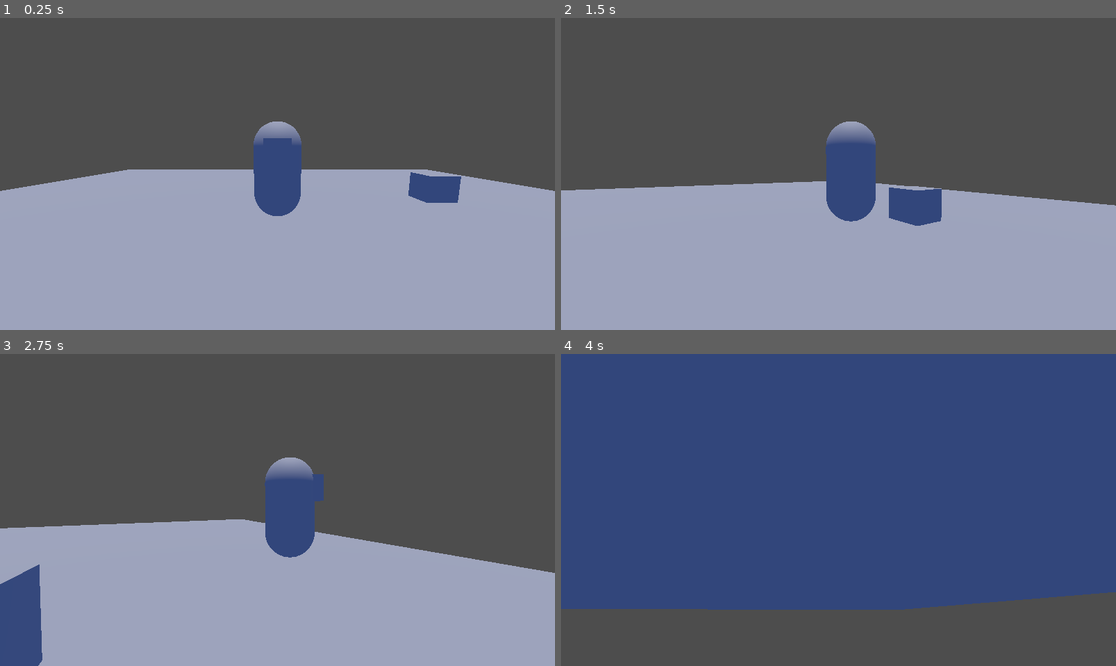
Above: before the commit, frames 1-4 (two rows, left to right).
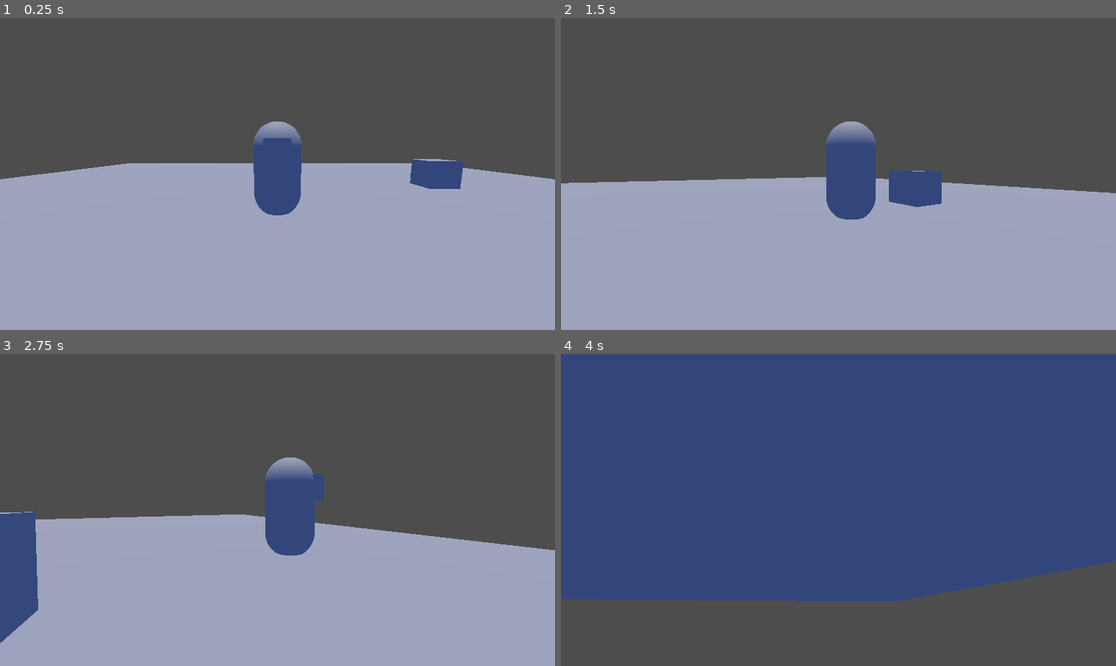
Above: after the commit, the same moments.

Repository: lmerhand/GameJamChevalierQuiCourt
Game: Godot game, scene res://Level/test_level.tscn
The game is run twice, just before and just after one commit, with the same random seed, the same clock (stepped at 60 frames per second) and the same inputs.
Inputs (mouse positions are in pixels of both pictures, inside the frame that each line leads up to):
- Up to frame 1 (0.25 s): no input
- Up to frame 2 (1.5 s): tap Enter at 0.5 s; move the mouse to (960, 158) at 0.52 s; hold D (right) 0.53-1.28 s; hold Right mouse button (right_click) 0.53-1.28 s; move the mouse to (810, 174) at 1.27 s; hold W (up) from 1.28 s (still down); right-click (810, 174) at 1.35 s
- Up to frame 3 (2.75 s): move the mouse to (333, 441) at 2.02 s; release W (up) at 2.03 s; hold D (right) from 2.03 s (still down); hold Right mouse button (right_click) from 2.03 s (still down)
- Up to frame 4 (4 s): move the mouse to (832, 516) at 2.77 s; release D (right) at 2.78 s; release Right mouse button (right_click) at 2.78 s; hold W (up) 2.78-3.53 s; right-click (832, 516) at 2.85 s; move the mouse to (1005, 556) at 3.52 s; hold A (left) from 3.53 s (still down); hold Right mouse button (right_click) from 3.53 s (still down)

The runs differ from the first frame. In frame 1, 2.9% of the frame differs, in the area x 0-100%, y 45-64%; in frame 2, 3.0%; in frame 3, 5.4%, in the area x 0-100%, y 50-100%; in frame 4, 4.2%.

Commit message:
player can speed up

Diff:
--- a/Core/GlobalSignal.gd
+++ b/Core/GlobalSignal.gd
@@ -1,2 +1,3 @@
 extends Node
 # regroupe tous les signaux du projet
+signal broke_an_obstacle(float)
--- a/Entity/Player/player.gd
+++ b/Entity/Player/player.gd
@@ -17,6 +17,9 @@
 @onready var _camera : Camera3D = %Camera3D
 @onready var _skin : MeshInstance3D = %Skin
 @onready var _camera_pivot: Node3D = %CameraPivot
+
+func _ready() -> void:
+	GlobalSignal.broke_an_obstacle.connect(speed_up)
 
 func _input(event: InputEvent) -> void:
 	#activates the mouth for camera rotation
@@ -54,10 +57,13 @@
 	velocity = velocity.move_toward(move_direction * move_speed, acceleration * delta)
 	move_and_slide()
 
-	if move_direction.length() > 0.2: #alors ça jsp?? pourquoi 0.2?
+	if move_direction.length() > 0.2:
 		_last_movement_direction = move_direction
 	var target_angle := Vector3.BACK.signed_angle_to(_last_movement_direction, Vector3.UP)
 	_skin.global_rotation.y = lerp_angle(_skin.rotation.y, target_angle, rotation_speed * delta)
+
+func speed_up(acc : float):
+	move_speed += acc
+	acceleration += acc
 #acceleration on slope
-
 #calculates speed
--- /dev/null
+++ b/GUI/speed_up_button.tscn
@@ -0,0 +1,23 @@
+[gd_scene load_steps=2 format=3 uid="uid://bv1flwbdpmr6i"]
+
+[ext_resource type="Script" uid="uid://s1wih6j4emw8" path="res://button.gd" id="1_6qg5u"]
+
+[node name="Control" type="Control"]
+layout_mode = 3
+anchors_preset = 15
+anchor_right = 1.0
+anchor_bottom = 1.0
+grow_horizontal = 2
+grow_vertical = 2
+mouse_filter = 2
+
+[node name="Button" type="Button" parent="."]
+layout_mode = 0
+offset_left = 54.0
+offset_top = 311.0
+offset_right = 229.0
+offset_bottom = 384.0
+text = "Speed Up"
+script = ExtResource("1_6qg5u")
+
+[connection signal="pressed" from="Button" to="Button" method="_on_pressed"]
--- a/Level/test_level.tscn
+++ b/Level/test_level.tscn
@@ -1,6 +1,7 @@
-[gd_scene load_steps=6 format=3 uid="uid://cx861wjgdrxpq"]
+[gd_scene load_steps=7 format=3 uid="uid://cx861wjgdrxpq"]
 
 [ext_resource type="PackedScene" uid="uid://cai6mvn1ydr3q" path="res://Entity/Player/player.tscn" id="1_httya"]
+[ext_resource type="PackedScene" uid="uid://bv1flwbdpmr6i" path="res://GUI/speed_up_button.tscn" id="2_lob7s"]
 
 [sub_resource type="Environment" id="Environment_httya"]
 ambient_light_source = 3
@@ -24,7 +25,7 @@
 transform = Transform3D(1, 0, 0, 0, -0.0106113795, 0.99994373, 0, -0.99994373, -0.0106113795, -0.6485748, 10.935617, 0)
 
 [node name="Player" parent="." instance=ExtResource("1_httya")]
-transform = Transform3D(1, 0, 0, 0, 1, 0, 0, 0, 1, 0, 1.4120874, 0)
+transform = Transform3D(1, 0, 0, 0, 1, 0, 0, 0, 1, -0.0074107647, 0.9285134, -0.012902796)
 
 [node name="Ground" type="MeshInstance3D" parent="."]
 transform = Transform3D(23.202099, 0, 0, 0, 0.04423065, 0, 0, 0, 22.84044, 0, 0, 0)
@@ -33,3 +34,6 @@
 [node name="Box" type="MeshInstance3D" parent="."]
 transform = Transform3D(1, 0, 0, 0, 1, 0, 0, 0, 1, 5.470152, 0.4214487, -2.7375011)
 mesh = SubResource("BoxMesh_lguof")
+
+[node name="SpeedUpButton" parent="." instance=ExtResource("2_lob7s")]
+visible = false
--- /dev/null
+++ b/button.gd
@@ -0,0 +1,5 @@
+extends Button
+
+
+func _on_pressed() -> void:
+	GlobalSignal.broke_an_obstacle.emit(10)
Not shown, added: button.gd.uid
